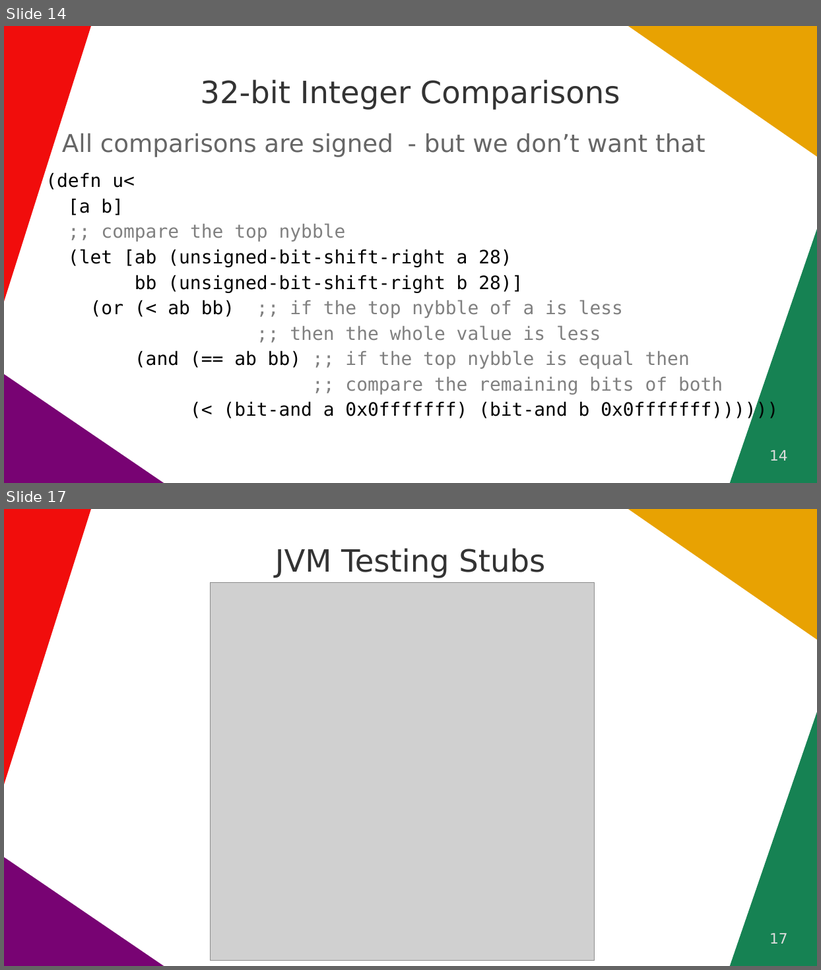
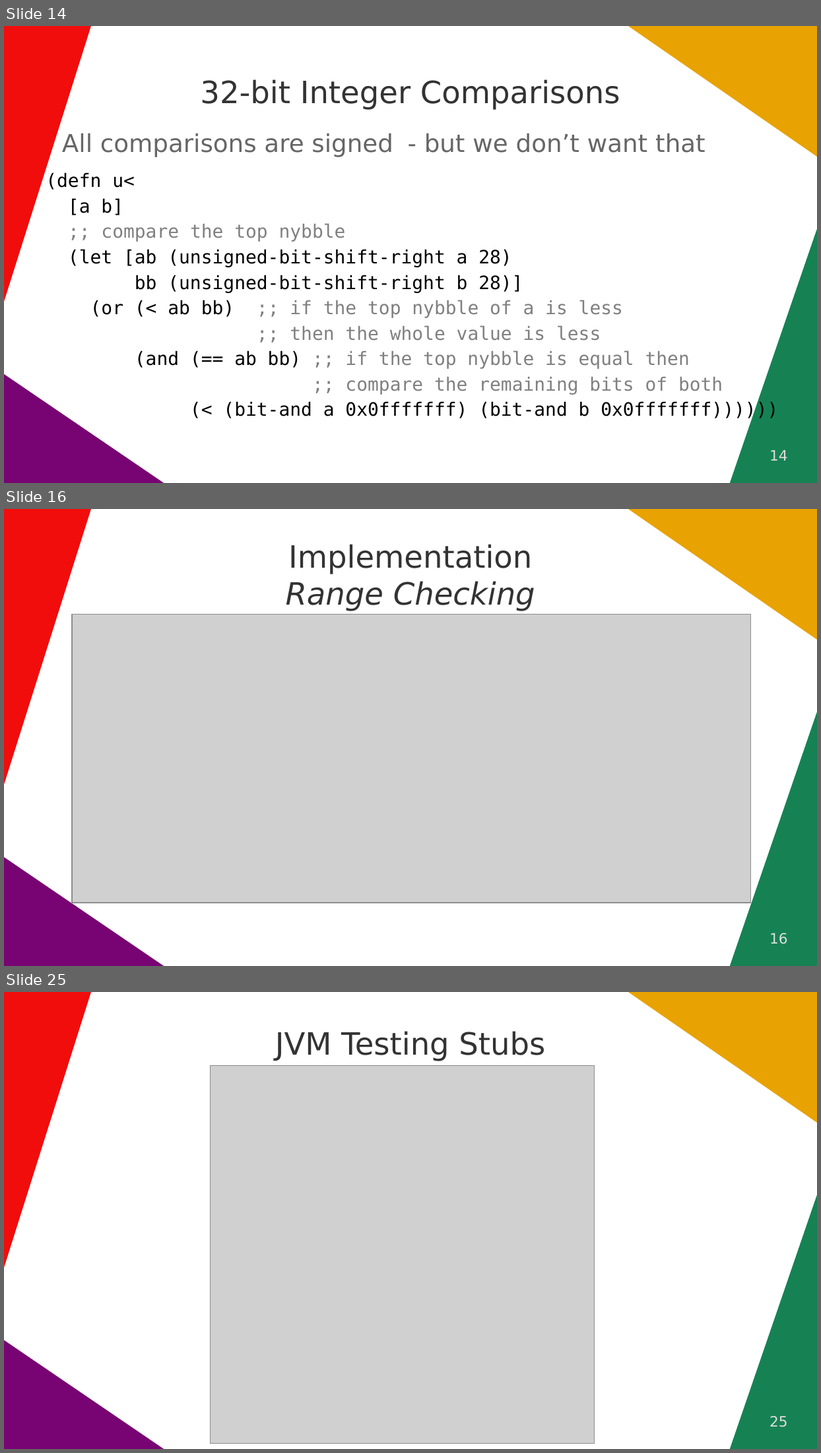
Before and after one commit to quoll/cljs-math, a slide deck: docs/ClojureDays2022.odp. Shown one above the other, each under a label of ours: slides 14 and 17 before the commit, slides 14, 16 and 25 after it; the slides between them are not shown. The pictures are 821x970 and 821x1453 pixels, drawn with LibreOffice and Linux fonts; fonts in the diff are those of the drawing; grey boxes stand for pictures. Boxes give left, top, right and bottom in pixels: in the first picture for what was removed or moved away, otherwise in the second. Text is boxed around its words. In the diff, an @@ line names an element or a change of style, - is before the commit and + after.

```diff
--- a/docs/ClojureDays2022.odp
+++ b/docs/ClojureDays2022.odp
@@ slide 16 added at box(4, 509, 817, 966), background #FFFFFF; not listed: 4 template elements that a slide beside it also shows @@
@@ title added at box(286, 544, 535, 611), 30 pt, text #333333 @@
+Implementation
+Range Checking
@@ picture added at box(72, 615, 750, 903) @@
@@ page number added at box(770, 933, 788, 945), 14 pt, text #DDDDDD @@
+16
@@ what was slide 17 is now slide 25 @@
@@ page number at box(770, 1416, 788, 1428): text changed @@
-17
+25
```
Also in this commit, not shown: 4 slides changed, 7 other slides added.
